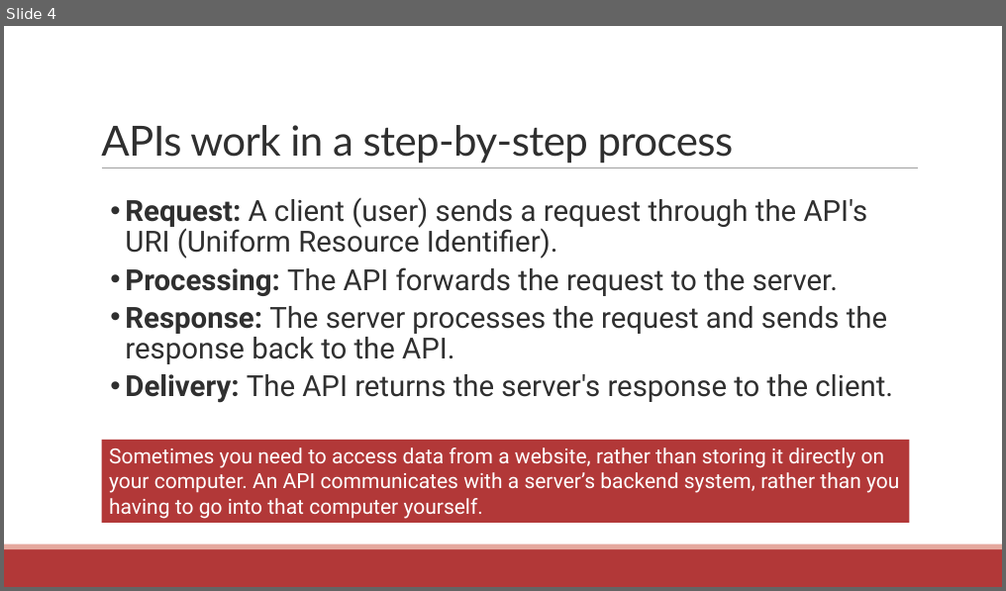
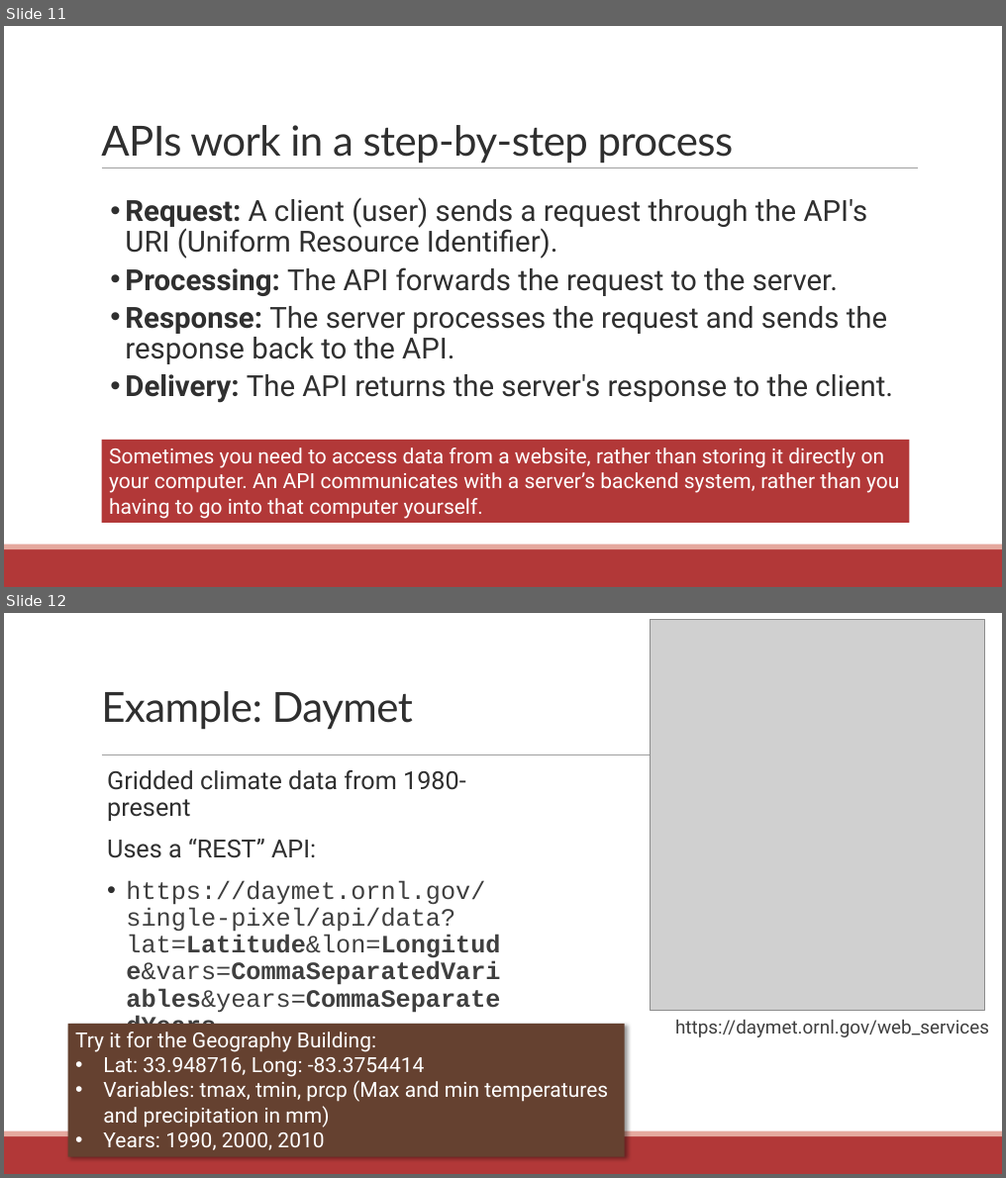
Before and after one commit to communitymaplab/geog4300_datascience, a slide deck: in_class_slides/geog4300_L05-readingdata.pptx. Shown one above the other, each under a label of ours: slide 4 before the commit, slides 11 and 12 after it. The pictures are 1006x591 and 1006x1178 pixels, drawn with LibreOffice and Linux fonts; fonts in the diff are those of the drawing; grey boxes stand for pictures. Boxes give left, top, right and bottom in pixels: in the first picture for what was removed or moved away, otherwise in the second. Text is boxed around its words. In the diff, an @@ line names an element or a change of style, - is before the commit and + after.

```diff
--- a/in_class_slides/geog4300_L05-readingdata.pptx
+++ b/in_class_slides/geog4300_L05-readingdata.pptx
@@ slide 12 added at bbox=[4, 613, 1002, 1174], background #FFFFFF; not listed: 3 template elements that a slide beside it also shows @@
@@ picture added at bbox=[650, 620, 984, 1011] @@
@@ title added at bbox=[101, 691, 413, 730], 40 pt, text #2F2F2F @@
+Example: Daymet
@@ text added at bbox=[107, 770, 500, 1013], 24 pt, text #3F3F3F @@
+Gridded climate data from 1980-present
+Uses a “REST” API:
+• https://daymet.ornl.gov/single-pixel/api/data?lat=Latitude&lon=Longitude&vars=CommaSeparatedVariables&years=CommaSeparatedYears
@@ rectangle added at bbox=[68, 1024, 625, 1157], fill #654130, 20 pt, text #FFFFFF @@
+Try it for the Geography Building:
+• Lat: 33.948716, Long: -83.3754414
+• Variables: tmax, tmin, prcp (Max and min temperatures and precipitation in mm)
+• Years: 1990, 2000, 2010
@@ text added at bbox=[675, 1020, 989, 1038], 18 pt, text #3F3F3F @@
+https://daymet.ornl.gov/web_services
@@ what was slide 4 is now slide 11 @@
```
Also in this commit, not shown: 2 slides changed, 9 other slides added, 1 slide removed, 8 other files.
